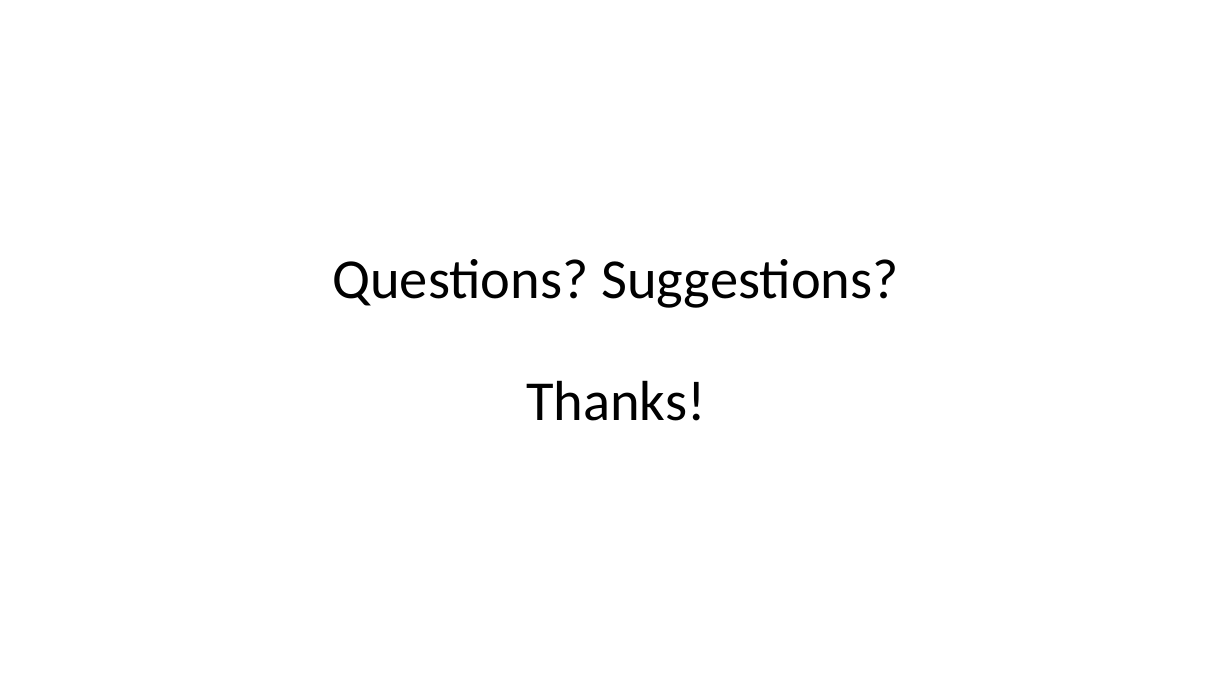
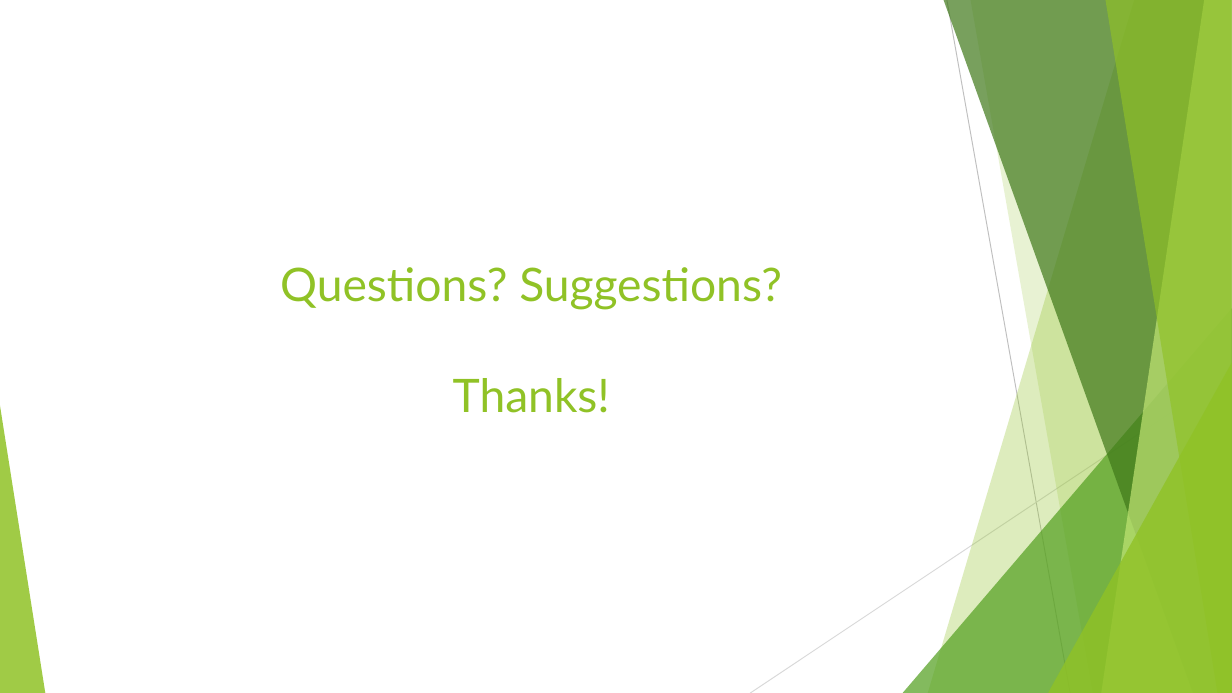
Before and after one commit to lcancado/Center-Internship-Presentations, a slide deck: slide 10 of Internship Update June 11.pptx. Drawn at 1232x693 pixels with LibreOffice and Linux fonts; fonts in the diff are those of the drawing. Boxes give left, top, right and bottom in pixels: in the first picture for what was removed or moved away, otherwise in the second. Text is boxed around its words. In the diff, an @@ line names an element or a change of style, - is before the commit and + after.

```diff
--- a/Internship Update June 11.pptx
+++ b/Internship Update June 11.pptx
@@ title "Questions? Suggestions? Thanks!": place and size @@
-title "Questions? Suggestions? Thanks!" at (332, 259, 898, 421)
+title "Questions? Suggestions? Thanks!" at (280, 267, 782, 413)
@@ title "Questions? Suggestions? Thanks!" at (280, 267, 782, 413): size 44 to 36 pt, font Calibri to Lato, text colour #000000 to #90C226; line spacing 0.9 to 1; vertical alignment middle to top @@
@@ group added at (0, 0, 1232, 693): 5 freeform shapes, 3 triangles, 2 lines @@
```
Also in this commit, not shown: 9 other slides changed.
